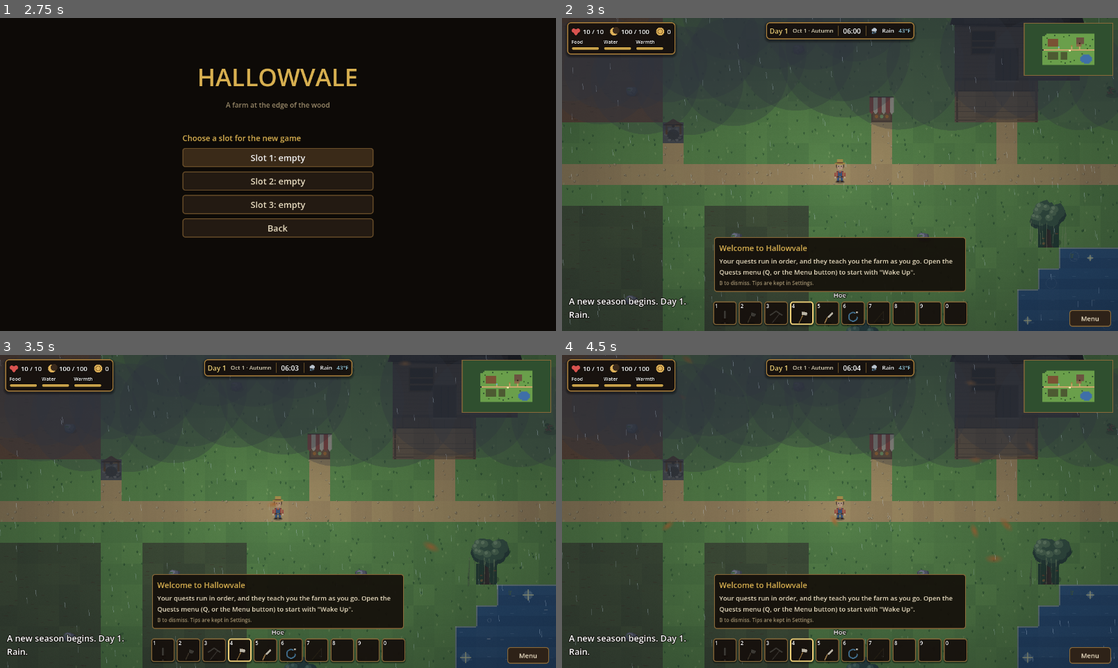
Above: before the commit, frames 1-4 (two rows, left to right).
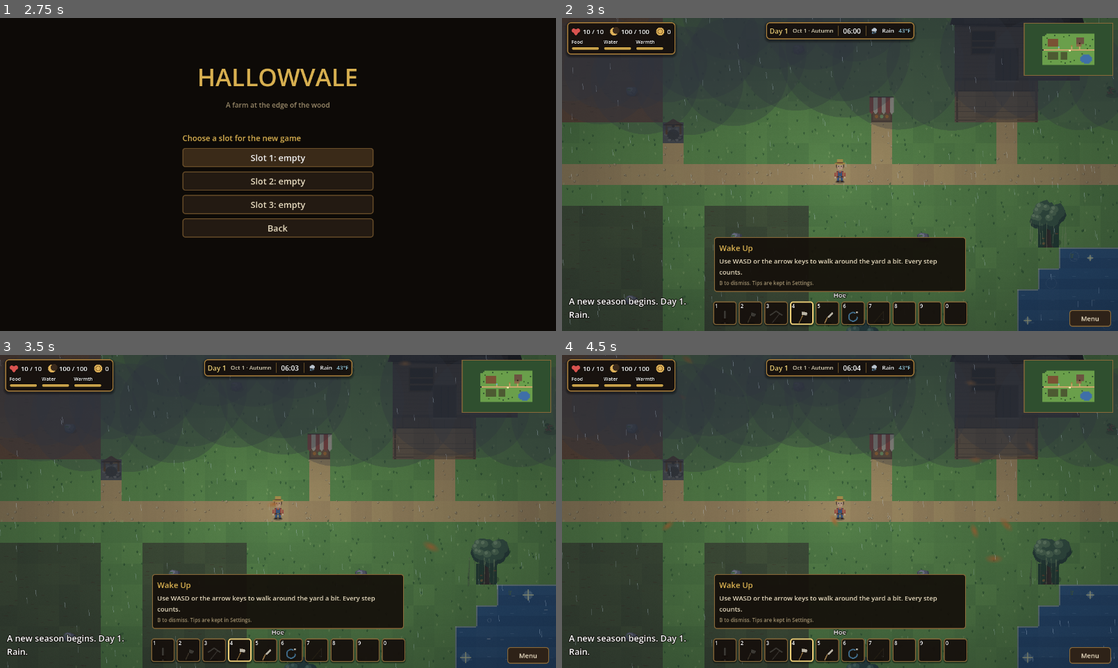
Above: after the commit, the same moments.

Repository: joshj1108/CrowCreekHollow
Game: Godot game, scene res://scenes/main.tscn
Two runs of this game, one before a commit and one after it. Both use one fixed random seed, a clock stepped at 60 frames per second and the inputs below.
Inputs:
- Up to frame 1 (2.75 s): click "New Game" at 0.5 s; click "Back" at 1.25 s; click "New Game" at 2 s
- Up to frame 2 (3 s): click "Slot 1: empty" at 2.75 s
- Up to frame 3 (3.5 s): no input
- Up to frame 4 (4.5 s): click "Menu" at 3.5 s; click "Back" at 4.25 s

Frame 1 is identical in both runs. In frame 2, 0.8% of the frame differs, in the area x 28-71%, y 72-83%; in frame 3, 0.8%; in frame 4, 0.8%.

Commit message:
Guide new players through an ordered tutorial with prompts for each step
Each tutorial chapter is announced as a prompt with the controls for the
current device. The order runs walk, plant, drink, hotbar, menus, fish,
cook, eat, gather, craft, chop, house, chores and the well, then harvest.

Co-Authored-By: Claude Haiku 5.5 <noreply@anthropic.com>
Claude-Session: https://claude.ai/code/session_016EvHBYyFANDWxunM27u84C

Diff:
--- a/scripts/main.gd
+++ b/scripts/main.gd
@@ -482,41 +482,70 @@
 # Story chapters run in order. The first unfinished one is the Current chapter.
 # "story" is the narrative beat, "text" the goal, and "stat" what it reads.
 # The first chapters teach the game one piece at a time. Each one asks for something to be done.
-const TUTORIAL_IDS := ["t_walk", "t_hotbar", "t_menus", "t_craft", "t_chop"]
+const TUTORIAL_IDS := ["t_walk", "t_water", "t_hotbar", "t_menus", "t_eat", "t_craft", "t_chop", "t_chores", "t_well"]
 const STORY := [
 	{"id": "t_walk", "title": "Wake Up",
 		"story": "You wake at the edge of Hallowvale with a hoe, a few seeds, and a house that is falling down around you. Get your feet under you and walk the yard.",
-		"text": "Walk 15 steps. Use WASD, the arrow keys, or the left stick.", "stat": "walked", "goal": 15, "reward": {"seeds": 3}},
+		"text": "Walk 15 steps.",
+		"prompt": "Use {move} to walk around the yard a bit. Every step counts.", "stat": "walked", "goal": 15, "reward": {"seeds": 3}},
+	{"id": "ground", "title": "Break Ground",
+		"story": "You wake with a hoe and a few seeds, and nothing here will feed you unless you put it in the ground. The trowel plants seeds, so reach for it first.",
+		"text": "Plant 3 seeds on tilled soil with the trowel.",
+		"prompt": "{tool:trowel} to select the trowel. Face a tilled soil tile and press {use} to plant 3 seeds.", "stat": "planted", "goal": 3, "reward": {"seeds": 5}},
+	{"id": "t_water", "title": "Drink Deep",
+		"story": "Water comes first. The pond is right here and it is free to drink. Once the well is fixed, its tank and hose will serve the farm too, but the pond stays open.",
+		"text": "Drink from the pond.",
+		"prompt": "Walk to the pond, face the water, and press {use} to drink.", "stat": "drank", "goal": 1, "reward": {"seeds": 2}},
 	{"id": "t_hotbar", "title": "Your Hands Are Full",
 		"story": "A pair of hands can only hold one tool at a time. The hotbar along the bottom of the screen holds the rest, and each slot does a different job.",
-		"text": "Switch tools 3 times. Press 1 to 0, scroll the mouse wheel, or use LB and RB.", "stat": "tool_switches", "goal": 3, "reward": {"coins": 10}},
+		"text": "Switch tools 3 times.",
+		"prompt": "Switch tools three times. You can use {switch}.", "stat": "tool_switches", "goal": 3, "reward": {"coins": 10}},
 	{"id": "t_menus", "title": "The Books",
 		"story": "Everything you own, know, and need is kept in a menu. Skills, your pack, crafting, and quests each have their own key.",
-		"text": "Open 3 menus. K Skills, I Inventory, C Craft, Q Quests. On a controller: Y, Back, and Start for Settings.", "stat": "panels_opened", "goal": 3, "reward": {"seeds": 2}},
-	{"id": "ground", "title": "Unfamiliar Ground",
-		"story": "You wake at the edge of Hallowvale with a hoe and a few seeds. The farmhouse is rotting, the pond is still, and nothing here will feed you unless you put it in the ground.",
-		"text": "Select the trowel on the hotbar and plant 3 seeds on the tilled soil.", "stat": "planted", "goal": 3, "reward": {"seeds": 5}},
+		"text": "Open 3 menus.",
+		"prompt": "Open three menus: {menus}.", "stat": "panels_opened", "goal": 3, "reward": {"seeds": 2}},
+	{"id": "pond", "title": "Work the Pond",
+		"story": "The pond is the only other food on the land. Its fish gather in the sparkling spots. Hold the line steady with the fishing pole and one will bite in time.",
+		"text": "Catch a fish.",
+		"prompt": "{tool:rod} to select the fishing pole. Face a sparkling spot and press {use}, then stand still while the line is in.", "stat": "caught", "goal": 1, "reward": {"skill": "Fishing", "xp": 40}},
+	{"id": "cook", "title": "A Fire and a Pan",
+		"story": "Raw fish sits badly on an empty stomach. Cook one of your catches into a meal.",
+		"text": "Cook a meal from a fish or crops.",
+		"prompt": "Open {craft} and cook a fish under Cooking.", "stat": "cooked", "goal": 1, "reward": {"skill": "Cooking", "xp": 30}},
+	{"id": "t_eat", "title": "Supper",
+		"story": "A meal is only worth something once it is in you. Eat it and your food bar fills.",
+		"text": "Eat a meal.",
+		"prompt": "Open your Inventory ({inv}) and eat your meal.", "stat": "eaten", "goal": 1, "reward": {"seeds": 2}},
 	{"id": "wood", "title": "Wood Before Walls",
-		"story": "The brush piles around the homestead hide wood and fiber. The house will need both before it can keep the cold out.",
-		"text": "Gather from 3 brush piles.", "stat": "gathered", "goal": 3, "reward": {"wood": 2, "fiber": 2}},
+		"story": "The brush piles around the homestead hide sticks and fiber. The house and your first tools need both.",
+		"text": "Gather from 3 brush piles.",
+		"prompt": "Face a brush pile and press {use} to gather from it. Three piles give sticks and fiber.", "stat": "gathered", "goal": 3, "reward": {"wood": 2, "fiber": 2}},
 	{"id": "t_craft", "title": "Your First Tool",
-		"story": "A bare hand cannot fell a tree. Sticks and fiber from the brush make a crude hatchet. Open the Craft menu (C) and make one.",
-		"text": "Craft a crude hatchet.", "stat": "crafted", "goal": 1, "reward": {"coins": 10}},
+		"story": "A bare hand cannot fell a tree. Sticks and fiber from the brush make a crude hatchet. Open the Craft menu and make one.",
+		"text": "Craft a crude hatchet.",
+		"prompt": "Open {craft} and make a crude hatchet from your sticks and fiber.", "stat": "crafted", "goal": 1, "reward": {"coins": 10}},
 	{"id": "t_chop", "title": "Timber",
-		"story": "The trees on the property give wood. Select the axe in slot 2, face a tree, and keep chopping. Each tick has a chance to fell it, and a better axe has better odds.",
-		"text": "Fell a tree with the axe.", "stat": "felled", "goal": 1, "reward": {"wood": 3}},
+		"story": "The trees on the property give wood. Each tick of chopping has a chance to fell the tree, and a better axe has better odds.",
+		"text": "Fell a tree with the axe.",
+		"prompt": "{tool:axe} to select the axe. Face a tree, press {use}, and keep chopping until it falls.", "stat": "felled", "goal": 1, "reward": {"wood": 3}},
+	{"id": "hold_door", "title": "Hold the Door",
+		"story": "The walls are open to the wind. Board them up so the house can hold a night.",
+		"text": "Repair the farmhouse to Boarded.", "prompt": "Open the House menu ({house}) and repair the farmhouse with the wood and fiber you have.", "stat": "house_stage", "goal": 1, "reward": {"wood": 2, "fiber": 2}},
+	{"id": "tidy", "title": "A Clean Start",
+		"story": "The house holds the dust of whoever lived here before. Patch it, then tidy it, so it begins to feel like yours.",
+		"text": "Repair the house to Patched and tidy once.", "prompt": "Open the House menu ({house}) and tidy the house once.", "stat": "tidied", "goal": 1, "reward": {"skill": "Cleaning", "xp": 40}},
+	{"id": "t_chores", "title": "Keeping House",
+		"story": "The house wears down a little each night. Chores in the House menu slow the damage, so finish one now.",
+		"text": "Finish a chore in the House menu.",
+		"prompt": "Open the House menu ({house}) and finish a chore.", "stat": "mended", "goal": 1, "reward": {"wood": 2}},
+	{"id": "t_well", "title": "Mend the Well",
+		"story": "The well by the plots has a seized pump. Repaired, its tank fills each morning and its hose reaches every plot.",
+		"text": "Repair the well pump.",
+		"prompt": "Stand by the well, face it, and press {use} to repair the pump. Then attach the hose from the Well panel.", "stat": "pump", "goal": 1, "reward": {"coins": 15}},
 	{"id": "first_crop", "title": "Food Takes Time",
 		"story": "Seeds need days to become food. Each night they grow a stage. Come back when something is ripe, and take it.",
-		"text": "Select the hoe and harvest one ripe crop.", "stat": "harvested", "goal": 1, "reward": {"skill": "Farming", "xp": 50}},
-	{"id": "hold_door", "title": "Hold the Door",
-		"story": "The walls are open to the wind. Board them up so the house can hold a night.",
-		"text": "Repair the farmhouse to Boarded.", "stat": "house_stage", "goal": 1, "reward": {"wood": 2, "fiber": 2}},
-	{"id": "pond", "title": "Work the Pond",
-		"story": "The pond is the only other food on the land. Its fish move in the shallows. Select the fishing pole in slot 7 and face a sparkling spot to try for one.",
-		"text": "Catch 3 fish.", "stat": "caught", "goal": 3, "reward": {"skill": "Fishing", "xp": 40}},
-	{"id": "cook", "title": "A Fire and a Pan",
-		"story": "Raw fish sits badly on an empty stomach. Burn a little wood under a pan and cook one of your catches into a meal.",
-		"text": "Cook a meal from a fish or crops.", "stat": "cooked", "goal": 1, "reward": {"skill": "Cooking", "xp": 30}},
+		"text": "Harvest one ripe crop.",
+		"prompt": "{tool:hoe} to select the hoe. Once a crop is ripe, face it and press {use} to harvest it.", "stat": "harvested", "goal": 1, "reward": {"skill": "Farming", "xp": 50}},
 	{"id": "light", "title": "Light the Way",
 		"story": "The night here is longer than the day, and it is not empty. A lantern keeps the dark a little further off.",
 		"text": "Build a Tin Lantern.", "stat": "lantern_tier", "goal": 1, "reward": {"seeds": 3}},
@@ -526,9 +555,6 @@
 	{"id": "second_plot", "title": "The Overgrown Plot",
 		"story": "The second plot is choked with weeds. Clearing it takes more skill than you have yet.",
 		"text": "Reach Farming level 2.", "stat": "level_Farming", "goal": 2, "reward": {"pumpkin_seeds": 3}},
-	{"id": "tidy", "title": "A Clean Start",
-		"story": "The house holds the dust of whoever lived here before. Patch it, then tidy it, so it begins to feel like yours.",
-		"text": "Repair the house to Patched and tidy once.", "stat": "tidied", "goal": 1, "reward": {"skill": "Cleaning", "xp": 40}},
 	{"id": "winter_store", "title": "Feed Yourself Through the Cold",
 		"story": "One crop will not last. Harvest enough to keep a store against the long nights.",
 		"text": "Harvest 10 crops.", "stat": "harvested", "goal": 10, "reward": {"skill": "Farming", "xp": 60}},
@@ -1076,7 +1102,7 @@
 		_show_message("Welcome back. Day %d." % day)
 	else:
 		_show_message("A new season begins. Day 1. %s." % WEATHER_NAMES.get(weather_kind, "Overcast"))
-		_show_welcome()
+		_show_quest_prompt()
 	world_started = true
 	title_menu.queue_free()
 	title_menu = null
@@ -2170,13 +2196,40 @@
 		_show_tip(str(tip_queue.pop_front()))
 
 
-# The first thing a new player sees: the quests run in order, and the first one is the tutorial.
-func _show_welcome() -> void:
-	tip_showing = "welcome"
+# Shows the current chapter as a prompt: its title, and what to do with the controls for this device.
+func _show_quest_prompt() -> void:
+	var current: Variant = null
+	for q in STORY:
+		if not quests_done.has(q["id"]):
+			current = q
+			break
+	if current == null:
+		return
+	tip_showing = "quest"
 	tip_timer = 30.0
-	tip_title_label.text = "Welcome to Hallowvale"
-	tip_body_label.text = "Your quests run in order, and they teach you the farm as you go. Open the Quests menu (Q, or the Menu button) to start with \"Wake Up\"."
+	tip_title_label.text = str(current["title"])
+	tip_body_label.text = _prompt_text(current)
 	tip_panel.visible = true
+
+
+# A chapter's prompt, with the control names filled in for a keyboard or a gamepad.
+func _prompt_text(q: Dictionary) -> String:
+	var text := str(q.get("prompt", q["text"]))
+	var pad := not Input.get_connected_joypads().is_empty()
+	text = text.replace("{move}", "the left stick" if pad else "WASD or the arrow keys")
+	text = text.replace("{use}", "RT or A" if pad else "left click or Space")
+	text = text.replace("{switch}", "LB and RB" if pad else "the number keys 1 to 0 or the mouse wheel")
+	text = text.replace("{menus}", "Y for Skills, Back for Inventory, Start for Settings" if pad else "K Skills, I Inventory, C Craft, Q Quests")
+	text = text.replace("{craft}", "the Craft menu from the Menu button" if pad else "the Craft menu (C)")
+	text = text.replace("{inv}", "Back" if pad else "I")
+	text = text.replace("{house}", "the Menu button" if pad else "H")
+	for i in HOTBAR_TOOLS.size():
+		var tool_id := str(HOTBAR_TOOLS[i]["id"])
+		var how := "scroll with LB and RB" if pad else "press %d or scroll the mouse wheel" % ((i + 1) % 10)
+		# A hint that opens the sentence gets a capital letter.
+		var opening := text.begins_with("{tool:%s}" % tool_id)
+		text = text.replace("{tool:%s}" % tool_id, (how.substr(0, 1).to_upper() + how.substr(1)) if opening else how)
+	return text
 
 
 func _show_tip(id: String) -> void:
@@ -6624,6 +6677,7 @@
 
 
 func _check_story() -> void:
+	var finished := false
 	for q in STORY:
 		if quests_done.has(q["id"]):
 			continue
@@ -6632,6 +6686,10 @@
 		quests_done[q["id"]] = true
 		_grant_reward(q["reward"])
 		_show_message("Chapter complete: %s. Reward: %s" % [q["title"], _reward_text(q["reward"])])
+		finished = true
+	# The next chapter is announced straight away, so the player always knows what to do next.
+	if finished:
+		_show_quest_prompt()
 
 
 func _check_achievements() -> void:
